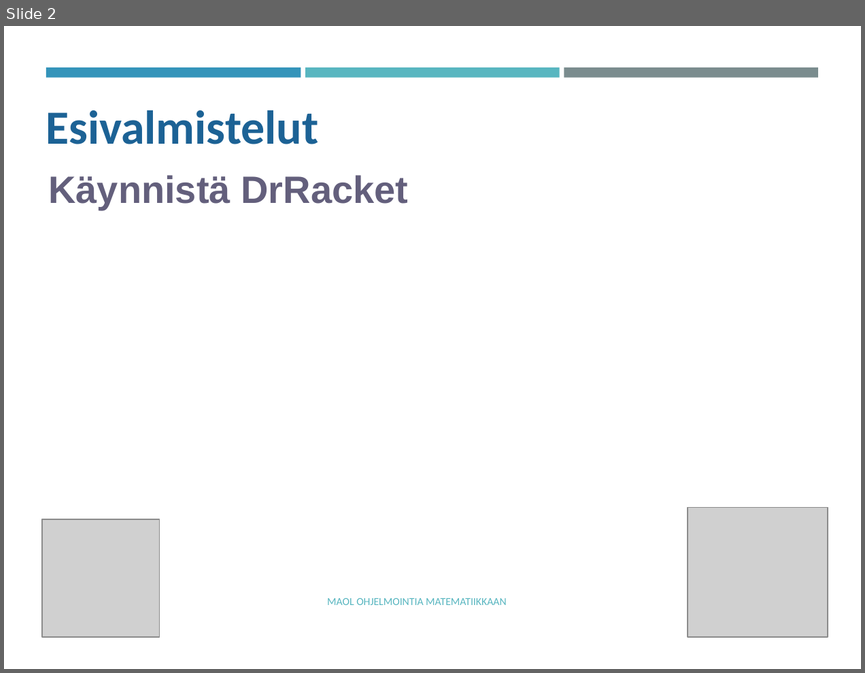
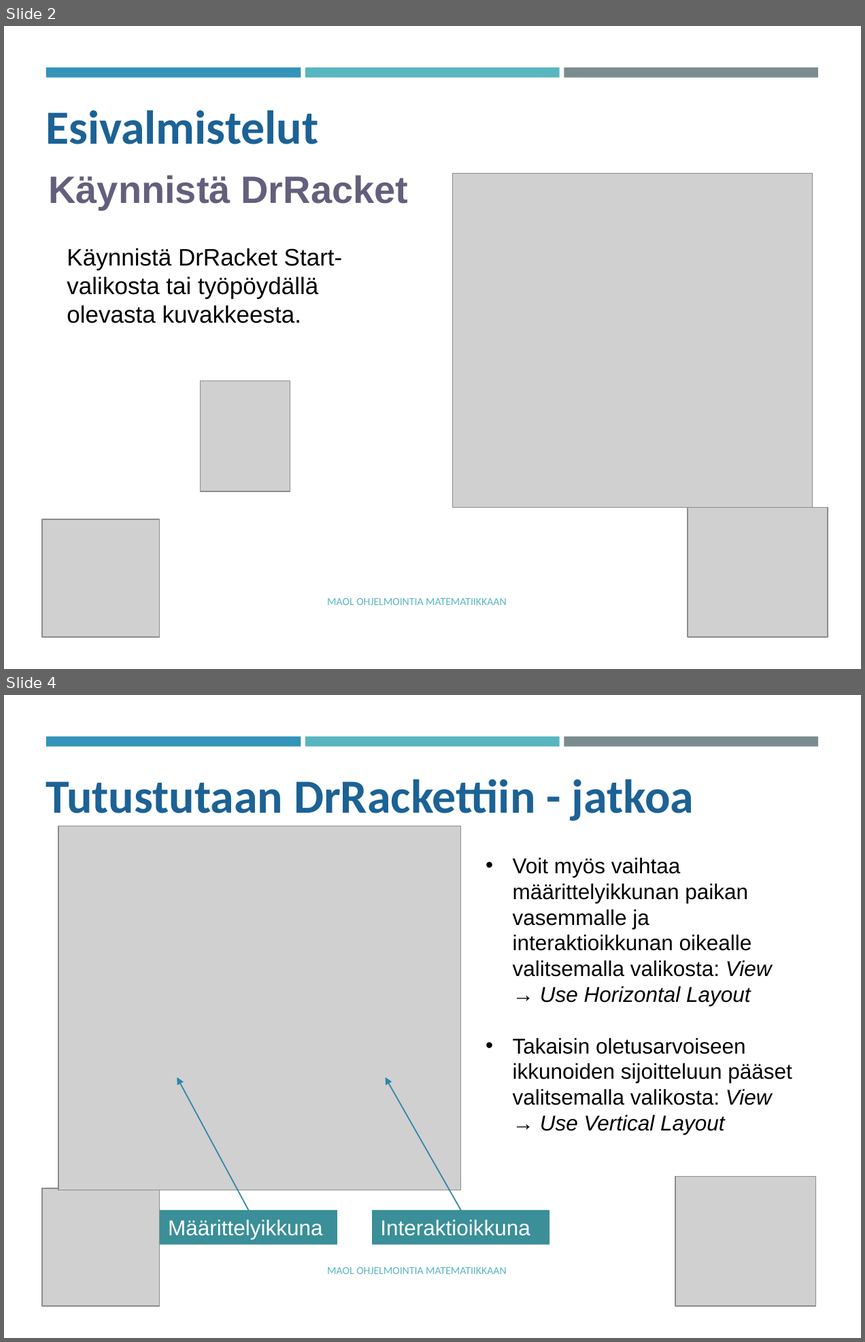
Before and after one commit to tyynetyyne/tyynetyyne.github.io, a slide deck: tehtavat/tiedostot/maol/power_point/Racket-MAOL-5-6-tutustuminen-ohjelmointiymparistoon.pptx. Shown one above the other, each under a label of ours: slide 2 before the commit, slides 2 and 4 after it; the slides between them are not shown. The pictures are 865x673 and 865x1342 pixels, drawn with LibreOffice and Linux fonts; fonts in the diff are those of the drawing; grey boxes stand for pictures. Boxes give left, top, right and bottom in pixels: in the first picture for what was removed or moved away, otherwise in the second. Text is boxed around its words. In the diff, an @@ line names an element or a change of style, - is before the commit and + after.

```diff
--- a/tehtavat/tiedostot/maol/power_point/Racket-MAOL-5-6-tutustuminen-ohjelmointiymparistoon.pptx
+++ b/tehtavat/tiedostot/maol/power_point/Racket-MAOL-5-6-tutustuminen-ohjelmointiymparistoon.pptx
@@ slide 4 added at (x1=4, y1=695, x2=861, y2=1338), background #FFFFFF; not listed: 3 template elements that a slide beside it also shows @@
@@ text added at (x1=45, y1=779, x2=694, y2=821), 40 pt, text #1D6294, bold @@
+Tutustutaan DrRackettiin - jatkoa
@@ picture added at (x1=59, y1=826, x2=462, y2=1190) @@
@@ text added at (x1=513, y1=858, x2=792, y2=1134), 18 pt, text #000000 @@
+• Voit myös vaihtaa määrittelyikkunan paikan vasemmalle ja interaktioikkunan oikealle valitsemalla valikosta: View → Use Horizontal Layout
+• Takaisin oletusarvoiseen ikkunoiden sijoitteluun pääset valitsemalla valikosta: View → Use Vertical Layout
@@ arrow added from (248, 1210) to (177, 1077), #2F85A7 1 pt @@
@@ arrow added from (461, 1210) to (385, 1077), #2F85A7 1 pt @@
@@ picture added at (x1=675, y1=1176, x2=815, y2=1305) @@
@@ picture added at (x1=41, y1=1187, x2=159, y2=1305) @@
@@ rectangle added at (x1=160, y1=1210, x2=337, y2=1244), fill #3A8F98, 18 pt, text #FFFFFF @@
+Määrittelyikkuna
@@ rectangle added at (x1=372, y1=1210, x2=549, y2=1244), fill #3A8F98, 18 pt, text #FFFFFF @@
+Interaktioikkuna
@@ text added at (x1=327, y1=1267, x2=507, y2=1274), 9 pt, text #58B6C0 @@
+MAOL OHJELMOINTIA MATEMATIIKKAAN
@@ slide 2 changed as well @@
@@ picture added at (x1=453, y1=174, x2=813, y2=507) @@
@@ text added at (x1=67, y1=248, x2=343, y2=323), 20 pt, text #000000 @@
+Käynnistä DrRacket Start-valikosta tai työpöydällä olevasta kuvakkeesta.
@@ picture added at (x1=201, y1=381, x2=290, y2=491) @@
```
Also in this commit, not shown: 6 other slides changed, 11 other slides added, 3 slides removed.
